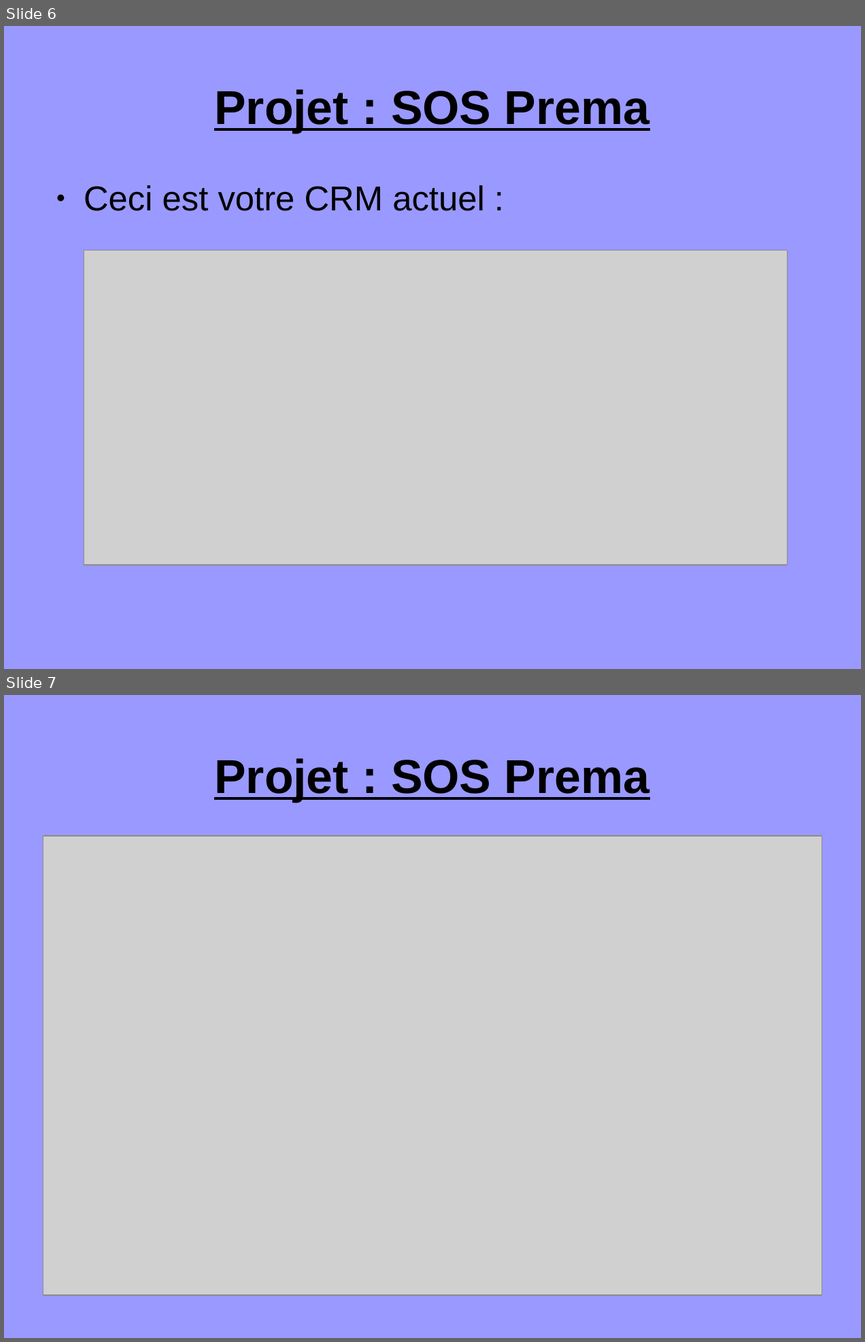
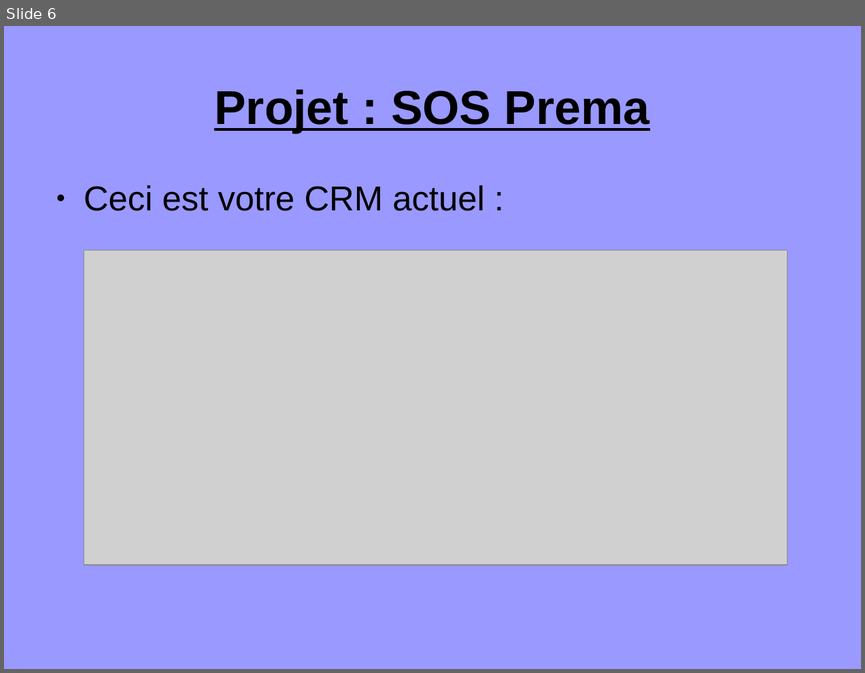
Before and after one commit to hlefe/sosprema, a slide deck: docs/première_présentation.odp. Shown one above the other, each under a label of ours: slides 6 and 7 before the commit, slide 6 after it. The pictures are 865x1342 and 865x673 pixels, drawn with LibreOffice and Linux fonts; fonts in the diff are those of the drawing; grey boxes stand for pictures. Boxes give left, top, right and bottom in pixels: in the first picture for what was removed or moved away, otherwise in the second. Text is boxed around its words. In the diff, an @@ line names an element or a change of style, - is before the commit and + after.

```diff
--- a/docs/première_présentation.odp
+++ b/docs/première_présentation.odp
@@ slide 7 removed at [4, 695, 861, 1338], background #9999FF @@
@@ title removed at [214, 758, 649, 802] @@
-Projet : SOS Prema
@@ picture removed at [43, 836, 822, 1295] @@
```
Also in this commit, not shown: 1 slide changed, 6 other files.
